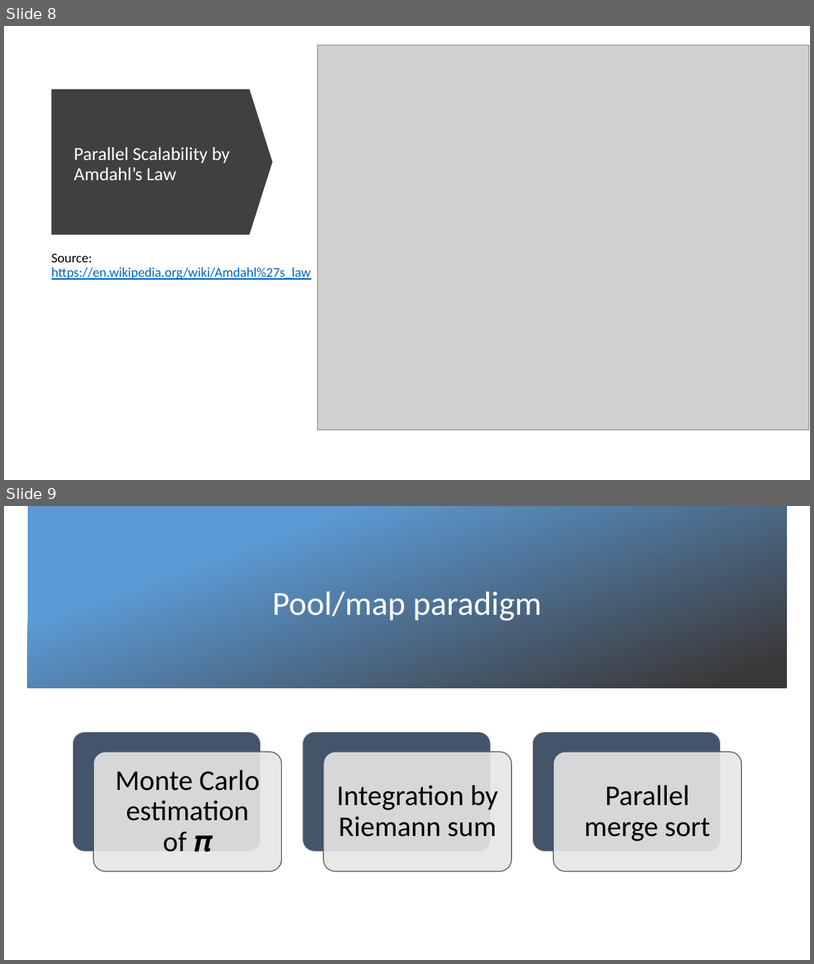
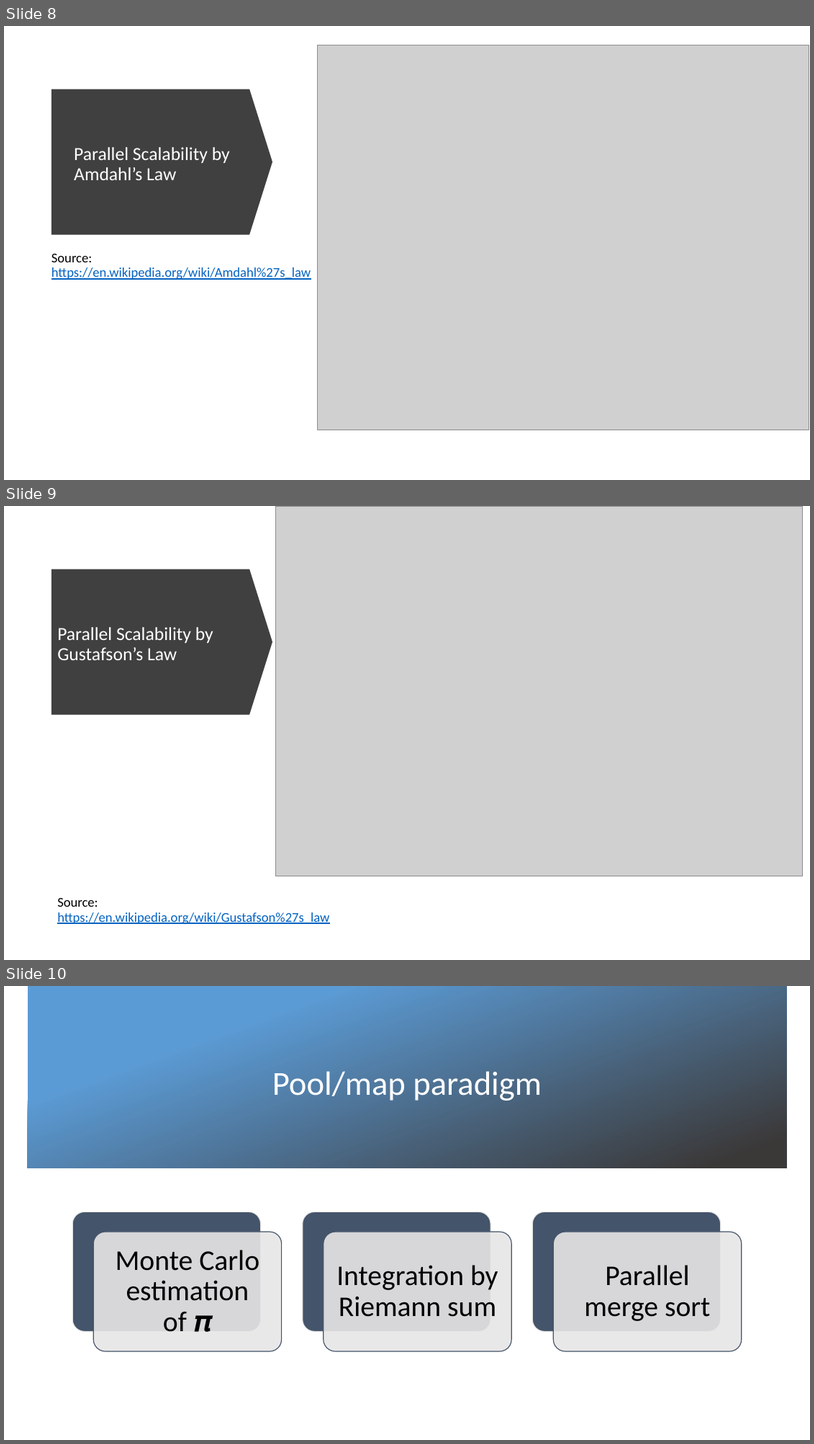
Before and after one commit to evarga/parallel-computing-lectures, a slide deck: lecture-2/presentation-2.pptx. Shown one above the other, each under a label of ours: slides 8 and 9 before the commit, slides 8, 9 and 10 after it. The pictures are 814x964 and 814x1444 pixels, drawn with LibreOffice and Linux fonts; fonts in the diff are those of the drawing; grey boxes stand for pictures; background and template pictures are left out. Boxes give left, top, right and bottom in pixels: in the first picture for what was removed or moved away, otherwise in the second. Text is boxed around its words. In the diff, an @@ line names an element or a change of style, - is before the commit and + after.

Commit message:
Add explanation of the Gustafosn's law.

```diff
--- a/lecture-2/presentation-2.pptx
+++ b/lecture-2/presentation-2.pptx
@@ slide 9 added at box(4, 506, 810, 960), background #FFFFFF @@
@@ picture added at box(275, 506, 803, 875) @@
@@ down arrow added at box(52, 569, 273, 715), fill #404040 @@
@@ title added at box(52, 586, 244, 704), 22 pt, text #FFFFFF @@
+Parallel Scalability by Gustafson’s Law
@@ text added at box(57, 898, 329, 924), 16 pt, text #0563C1, underline @@
+Source: https://en.wikipedia.org/wiki/Gustafson%27s_law
@@ what was slide 9 is now slide 10 @@
```
